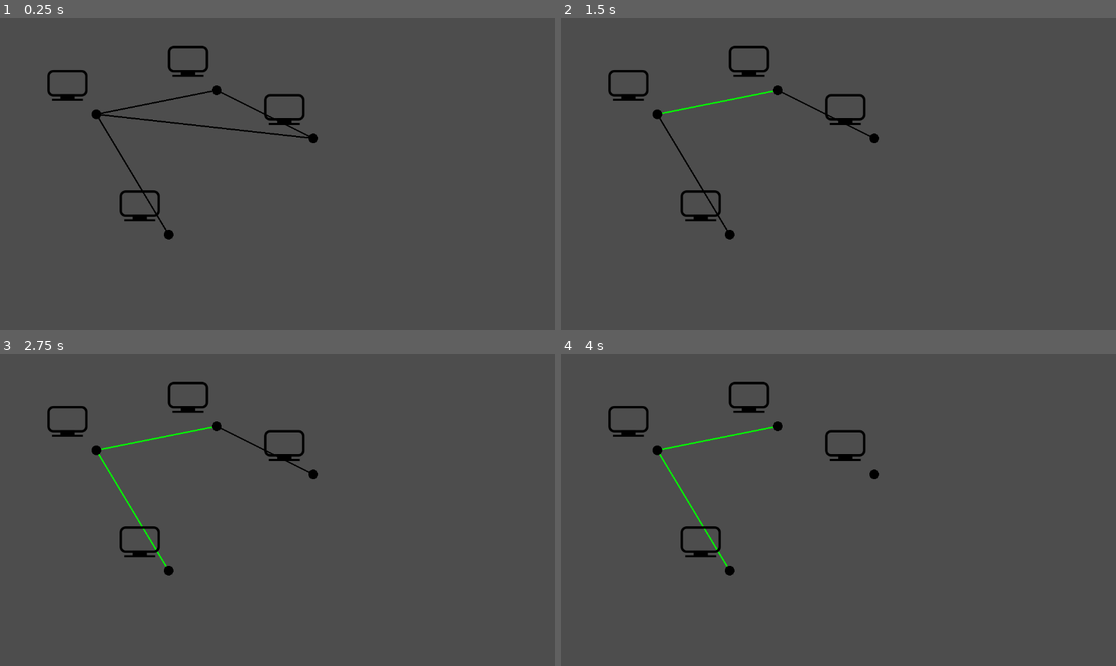
Above: before the commit, frames 1-4 (two rows, left to right).
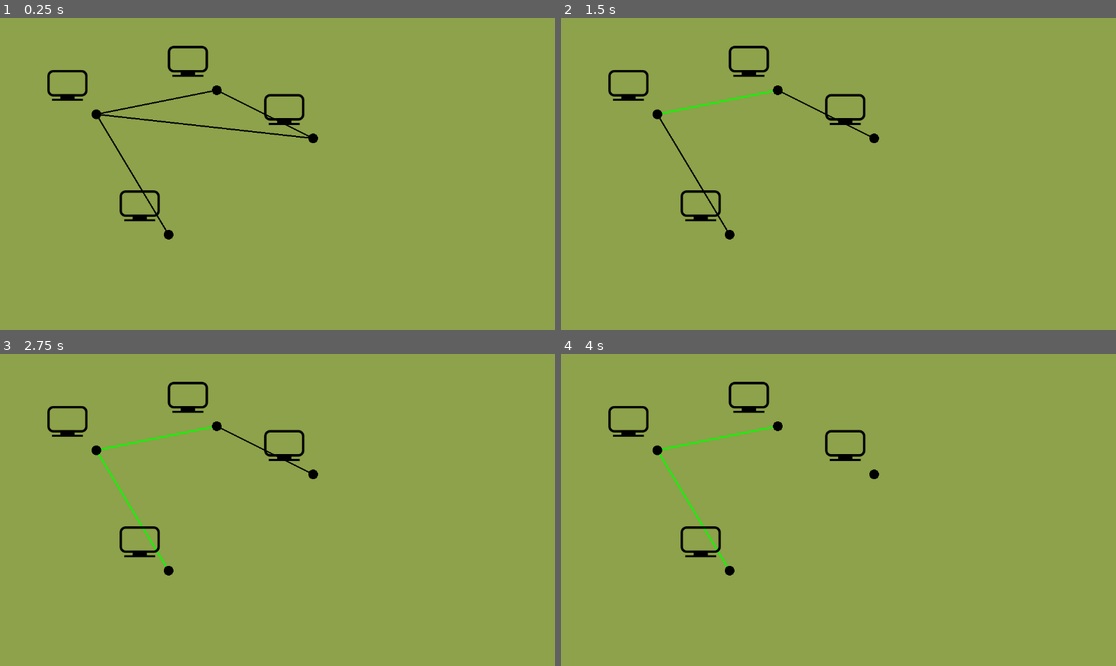
Above: after the commit, the same moments.

Repository: harv-sudo/Shannon-Switching-Game
Game: Godot game, scene res://testingScene.tscn
The game is run twice, just before and just after one commit, with the same random seed, the same clock (stepped at 60 frames per second) and the same inputs.
Inputs (mouse positions are in pixels of both pictures, inside the frame that each line leads up to):
- Up to frame 1 (0.25 s): no input
- Up to frame 2 (1.5 s): tap Enter at 0.5 s; move the mouse to (716, 102) at 0.52 s; click (716, 102) at 0.67 s; tap Space at 1.25 s; move the mouse to (766, 127) at 1.27 s; click (766, 127) at 1.42 s
- Up to frame 3 (2.75 s): tap Enter at 2 s; move the mouse to (133, 510) at 2.02 s; click (133, 510) at 2.17 s
- Up to frame 4 (4 s): tap Space at 2.75 s; move the mouse to (827, 450) at 2.77 s; click (827, 450) at 2.92 s; tap Enter at 3.5 s; move the mouse to (1005, 556) at 3.52 s; click (1005, 556) at 3.67 s

The runs differ from the first frame. In frame 1, 99% of the frame differs, in the area x 0-100%, y 0-100%; in frame 2, 99%; in frame 3, 99%; in frame 4, 99%.

Commit message:
Added background colour

Diff:
--- a/project.godot
+++ b/project.godot
@@ -28,3 +28,4 @@
 rendering_device/driver.windows="d3d12"
 renderer/rendering_method="gl_compatibility"
 renderer/rendering_method.mobile="gl_compatibility"
+environment/defaults/default_clear_color=Color(0.5529412, 0.63529414, 0.2901961, 1)
